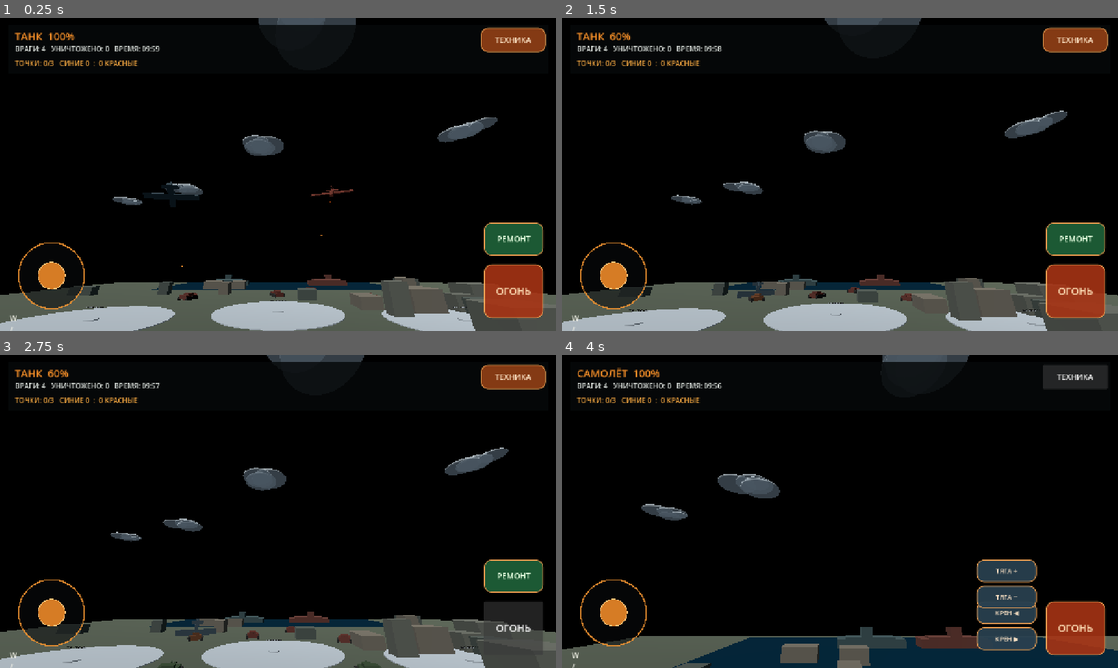
Above: before the commit, frames 1-4 (two rows, left to right).
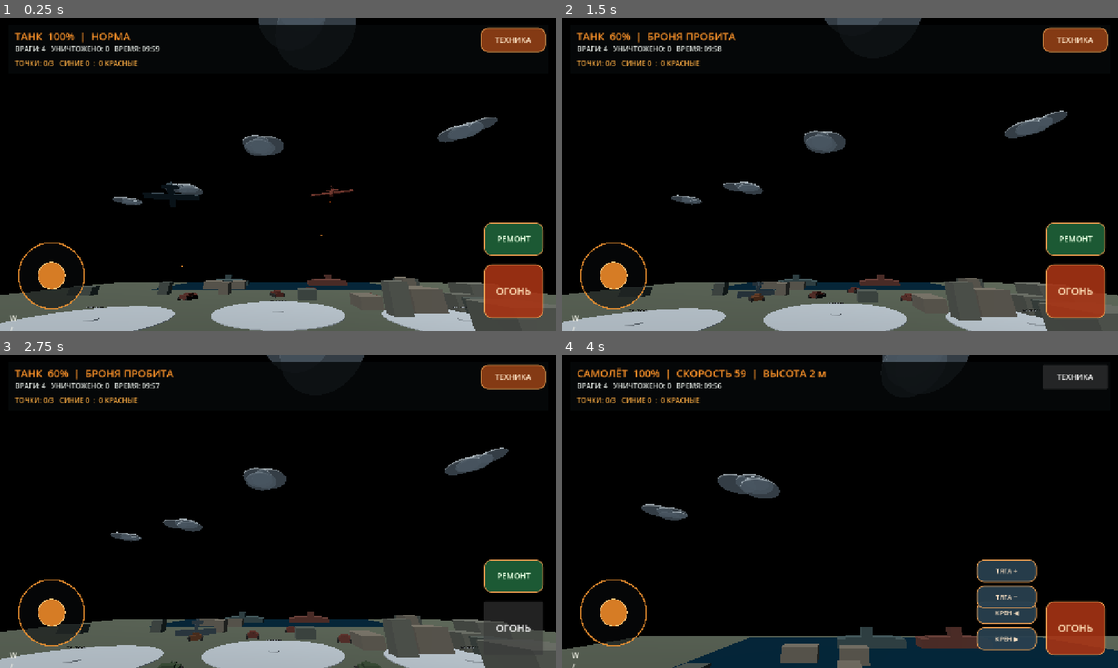
Above: after the commit, the same moments.

Repository: p87010834-ai/WAR-BATTLE-MOBILE
Game: Godot game, scene res://scenes/main.tscn
The game is run twice, just before and just after one commit, with the same random seed, the same clock (stepped at 60 frames per second) and the same inputs.
Inputs (mouse positions are in pixels of both pictures, inside the frame that each line leads up to):
- Up to frame 1 (0.25 s): no input
- Up to frame 2 (1.5 s): tap Enter at 0.5 s; drag from (612, 274) to (895, 105) at 0.52 s; drag from (728, 190) to (812, 237) at 1.27 s
- Up to frame 3 (2.75 s): click "ОГОНЬ" at 2 s
- Up to frame 4 (4 s): click "РЕМОНТ" at 2.75 s; click "ТЕХНИКА" at 3.5 s

The runs differ from the first frame. In frame 1, 0.1% of the frame differs, in the area x 14-24%, y 4-8%; in frame 2, 0.3%; in frame 3, 0.3%; in frame 4, 0.4%, in the area x 18-48%, y 4-8%.

Commit message:
Show active aircraft and ship telemetry in battle HUD

Diff:
--- a/godot/scripts/main.gd
+++ b/godot/scripts/main.gd
@@ -94,7 +94,14 @@
 	if is_instance_valid(active_vehicle):
 		camera_pivot.global_position = active_vehicle.global_position
 		var active_health := float(active_vehicle.get("health"))
-		health_label.text = "%s  %d%%" % [_vehicle_mode_label(), roundi(active_health / float(active_vehicle.get("max_health")) * 100.0)]
+		var health_percent := roundi(active_health / float(active_vehicle.get("max_health")) * 100.0)
+		if active_vehicle is WbmAircraft:
+			var plane := active_vehicle as WbmAircraft
+			health_label.text = "САМОЛЁТ  %d%%  |  СКОРОСТЬ %d  |  ВЫСОТА %d м" % [health_percent, roundi(plane.speed), roundi(plane.global_position.y)]
+		elif active_vehicle is WbmShip:
+			health_label.text = "КОРАБЛЬ  %d%%" % health_percent
+		else:
+			health_label.text = "ТАНК  %d%%  |  %s" % [health_percent, (active_vehicle as WbmTank).module_status]
 	if is_instance_valid(player):
 		replay_recorder.record_vehicle(player, "player", player.team, player.health)
 
